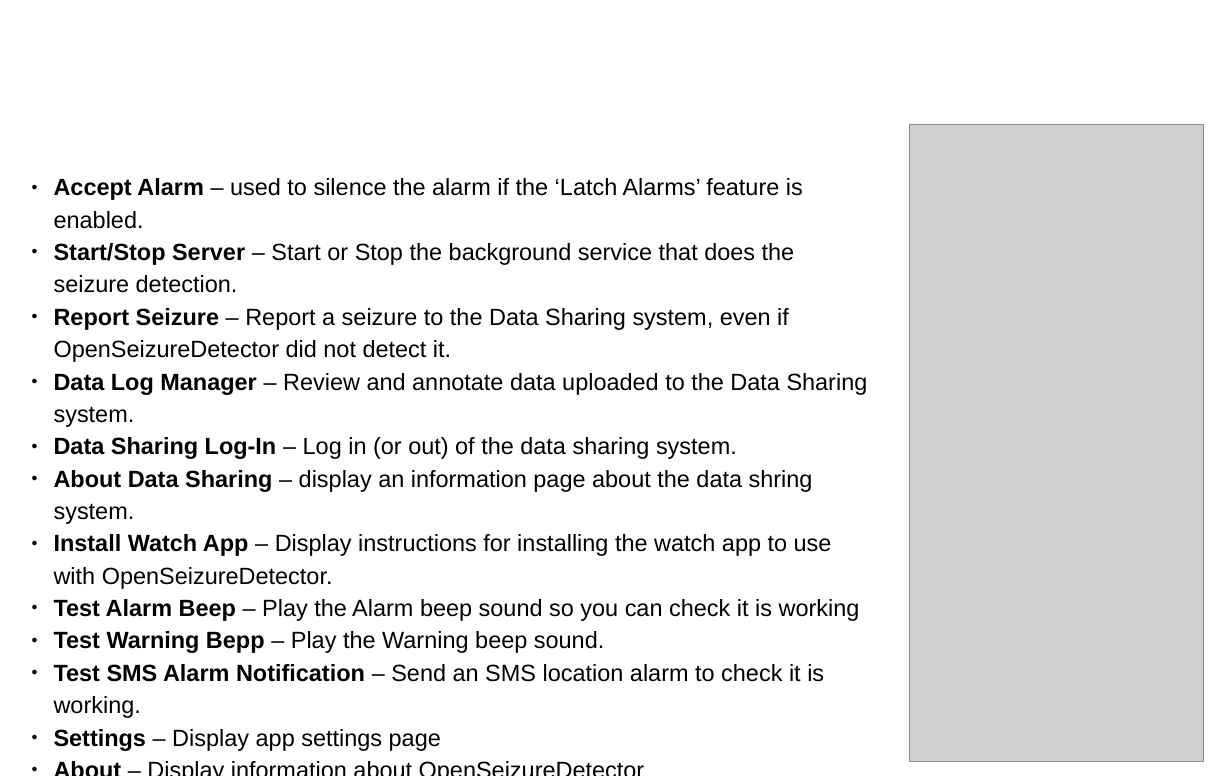
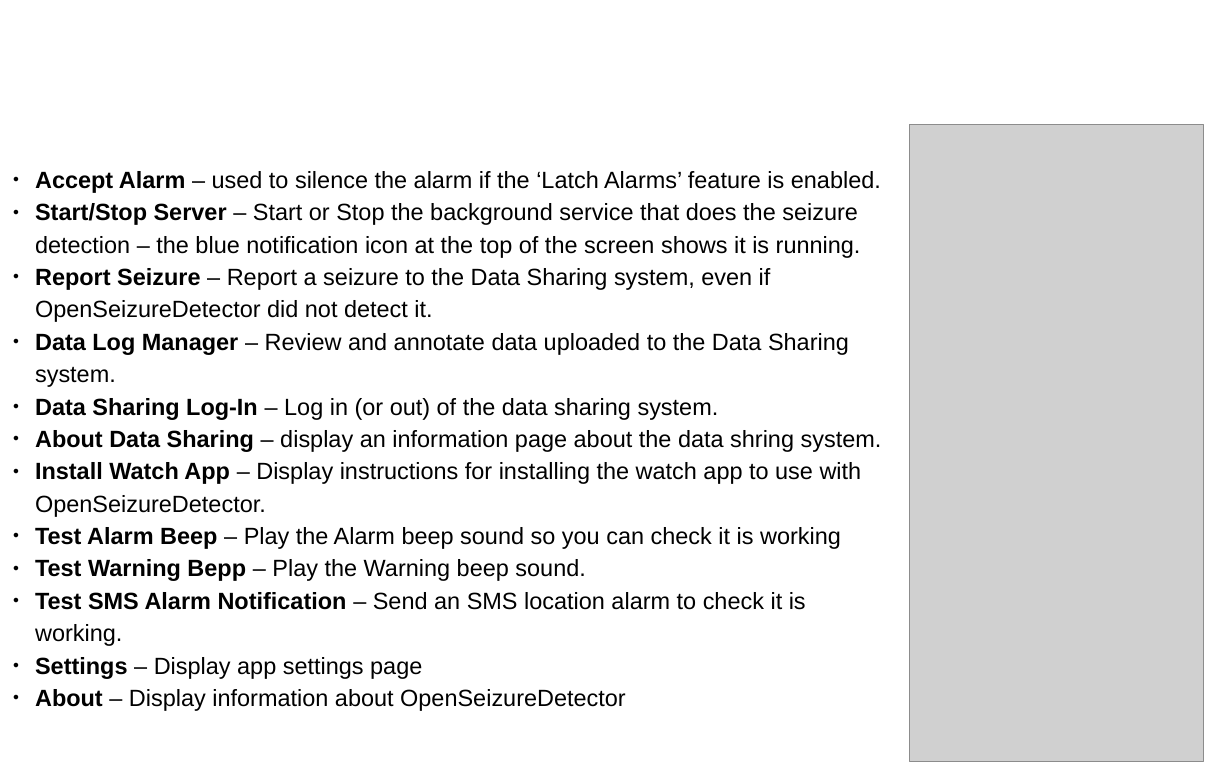
Before and after one commit to OpenSeizureDetector/Android_Pebble_SD, a slide deck: slide 10 of doc/Installation_Instructions_1C.pptx. Drawn at 1232x776 pixels with LibreOffice and Linux fonts; fonts in the diff are those of the drawing; grey boxes stand for pictures; background and template pictures are left out. Boxes give left, top, right and bottom in pixels: in the first picture for what was removed or moved away, otherwise in the second. Text is boxed around its words. In the diff, an @@ line names an element or a change of style, - is before the commit and + after.

Commit message:
Update to instructions

```diff
--- a/doc/Installation_Instructions_1C.pptx
+++ b/doc/Installation_Instructions_1C.pptx
@@ text "Accept Alarm – used to ..." moved from (x1=54, y1=178, x2=868, y2=751) to (x1=35, y1=171, x2=882, y2=711) @@
@@ text at (x1=35, y1=203, x2=861, y2=258): text changed @@
-● Start/Stop Server – Start or Stop the background service that does the seizure detection.
+● Start/Stop Server – Start or Stop the background service that does the seizure detection – the blue notification icon at the top of the screen shows it is running.
```
Also in this commit, not shown: 14 other slides changed, 2 slides added.
